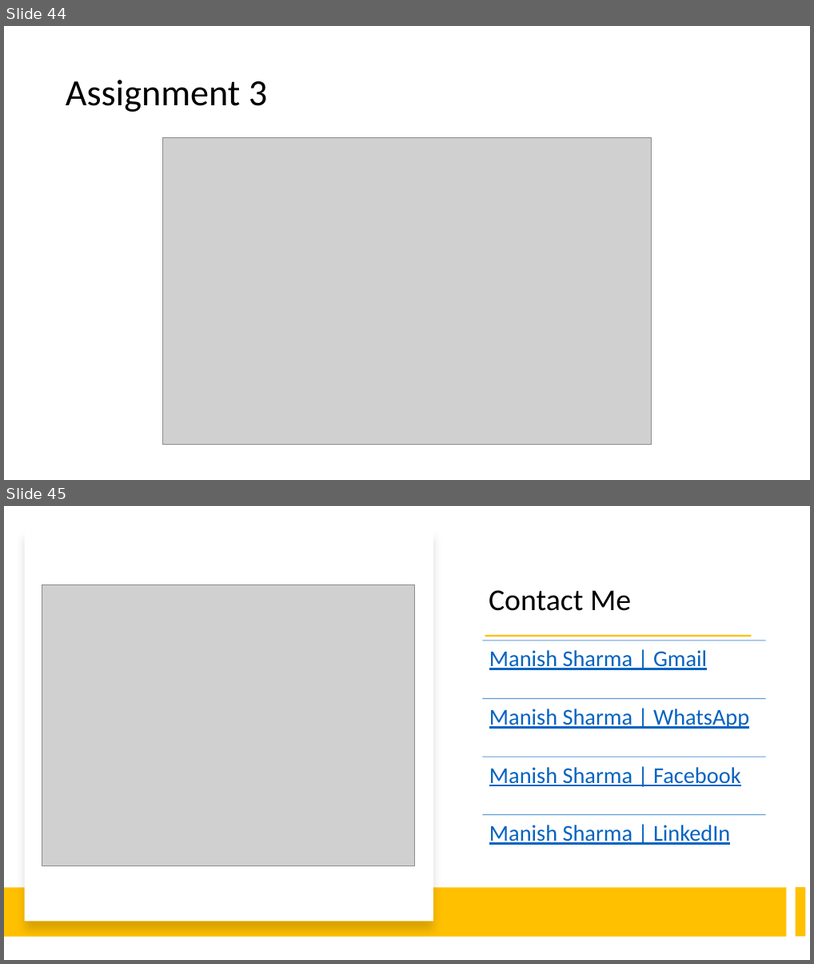
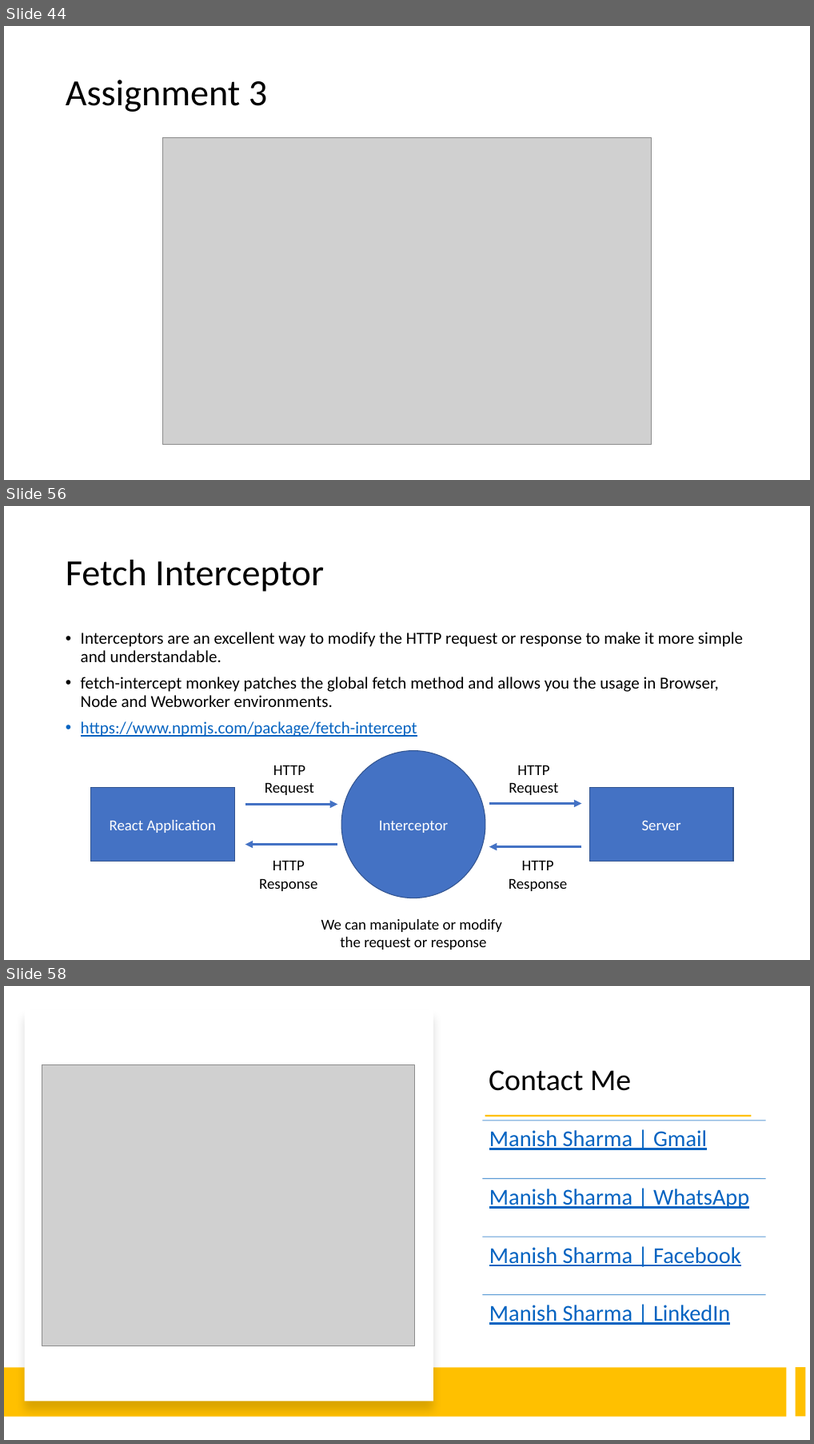
Before and after one commit to rath321/react-training-aug, a slide deck: Notes/React.pptx. Shown one above the other, each under a label of ours: slides 44 and 45 before the commit, slides 44, 56 and 58 after it; the slides between them are not shown. The pictures are 814x964 and 814x1444 pixels, drawn with LibreOffice and Linux fonts; fonts in the diff are those of the drawing; grey boxes stand for pictures. Boxes give left, top, right and bottom in pixels: in the first picture for what was removed or moved away, otherwise in the second. Text is boxed around its words. In the diff, an @@ line names an element or a change of style, - is before the commit and + after.

```diff
--- a/Notes/React.pptx
+++ b/Notes/React.pptx
@@ slide 56 added at [4,506,810,960], background #FFFFFF @@
@@ title added at [66,560,324,592], 44 pt, text #000000 @@
+Fetch Interceptor
@@ text added at [81,632,743,736], 20 pt, text #000000 @@
+• Interceptors are an excellent way to modify the HTTP request or response to make it more simple and understandable.
+• fetch-intercept monkey patches the global fetch method and allows you the usage in Browser, Node and Webworker environments.
+• https://www.npmjs.com/package/fetch-intercept
@@ group added at [91,751,734,949]: 5 texts, 4 arrows, 2 rectangles, 1 ellipse @@
+React Application
+Server
+Interceptor
+HTTP
+Request
+HTTP
+Request
+HTTP
+Response
+HTTP
+Response
+We can manipulate or modify
+the request or response
@@ what was slide 45 is now slide 58 @@
```
Also in this commit, not shown: 12 other slides added.
